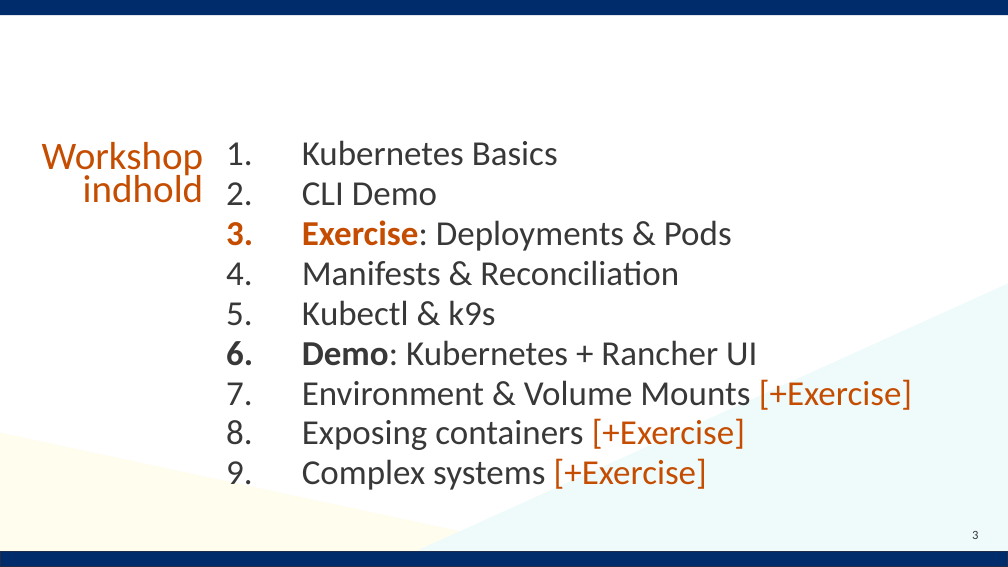
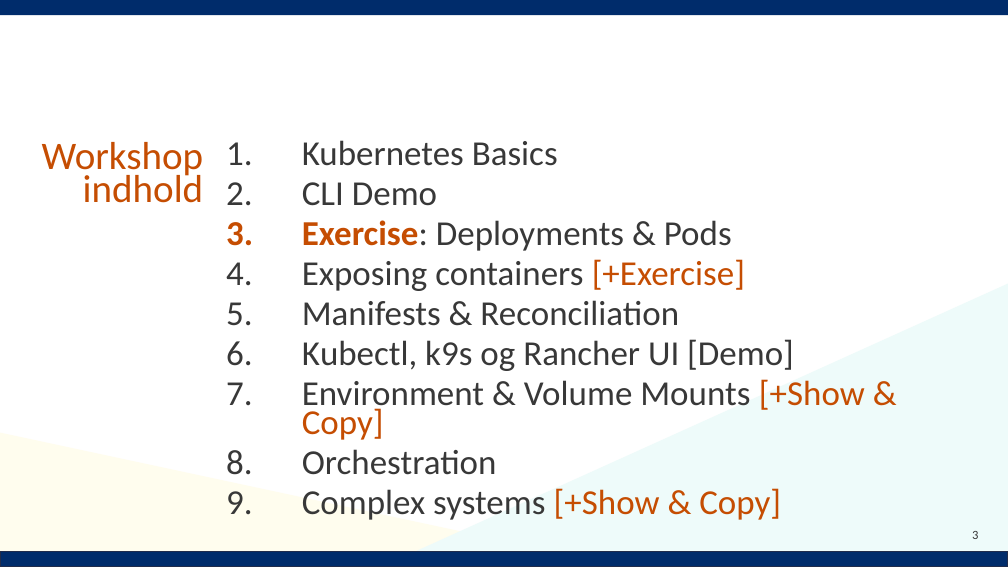
Before and after one commit to Notalib/workshop-kubernetes, a slide deck: slide 3 of Kubernetes_workshop.pptx. Drawn at 1008x567 pixels with LibreOffice and Linux fonts; fonts in the diff are those of the drawing; background and template pictures are left out. Boxes give left, top, right and bottom in pixels: in the first picture for what was removed or moved away, otherwise in the second. Text is boxed around its words. In the diff, an @@ line names an element or a change of style, - is before the commit and + after.

```diff
--- a/Kubernetes_workshop.pptx
+++ b/Kubernetes_workshop.pptx
@@ text at (x1=302, y1=259, x2=745, y2=291): paragraph added @@
+4. Exposing containers [+Exercise]
@@ text at (x1=302, y1=339, x2=865, y2=520): text changed @@
-5. Kubectl & k9s
-6. Demo: Kubernetes + Rancher UI
-7. Environment & Volume Mounts [+Exercise]
-8. Exposing containers [+Exercise]
-9. Complex systems [+Exercise]
+6. Kubectl, k9s og Rancher UI [Demo]
+7. Environment & Volume Mounts [+Show & Copy]
+8. Orchestration
+9. Complex systems [+Show & Copy]
```
Also in this commit, not shown: 37 other slides changed, 4 slides added, 1 slide removed.
